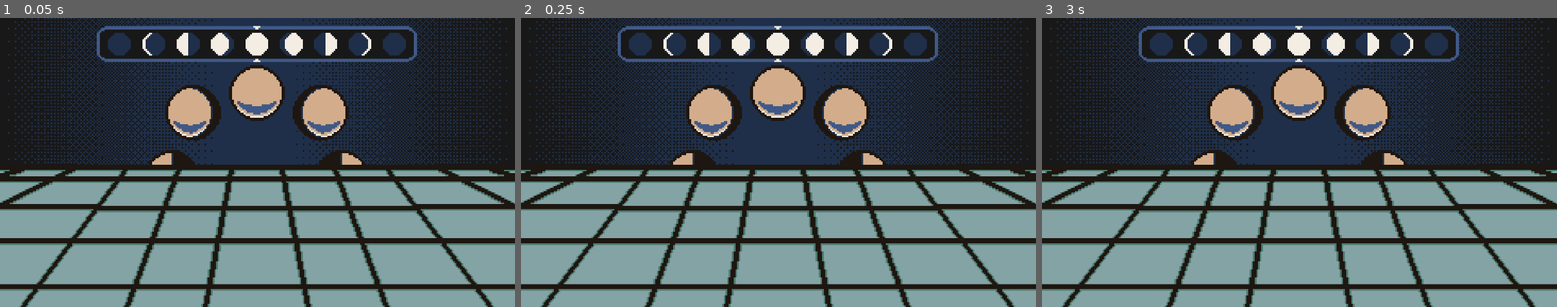
Above: before the commit, frames 1-3 (left to right).
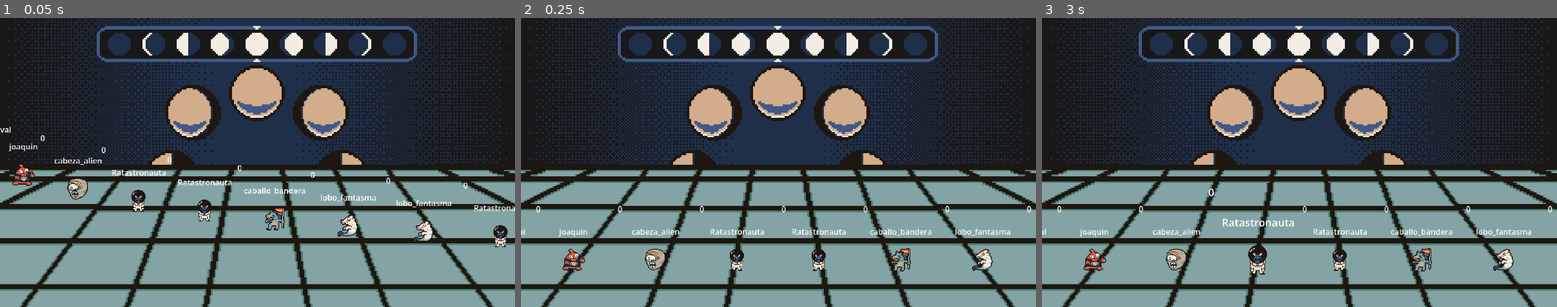
Above: after the commit, the same moments.

Repository: DarkJans19/GameJam_2026
Game: Godot game, scene res://stages/combat/combat.tscn
The game is run twice, just before and just after one commit, with the same random seed, the same clock (stepped at 60 frames per second) and the same inputs. This scene is started directly instead of the project's main scene.
Inputs (mouse positions are in pixels of both pictures, inside the frame that each line leads up to):
- Up to frame 1 (0.05 s): no input
- Up to frame 2 (0.25 s): no input
- Up to frame 3 (3 s): tap Enter at 0.5 s; move the mouse to (1412, 148) at 0.52 s; tap W (attack) at 0.6, 2.85 s; click (1412, 148) at 0.67 s; tap D (reset) at 1.25, 2, 2.75 s; move the mouse to (1196, 176) at 1.27 s; tap S (heal) at 1.35 s; click (1196, 176) at 1.42 s; move the mouse to (1351, 98) at 2.02 s; tap A (hurt) at 2.1 s; click (1351, 98) at 2.17 s; move the mouse to (1273, 220) at 2.77 s; click (1273, 220) at 2.92 s

The runs differ from the first frame. In frame 1, 2.2% of the frame differs, in the area x 0-100%, y 37-80%; in frame 2, 1.7%; in frame 3, 1.9%.

Commit message:
Arregle el problema de las cartas en la pantalla, el problema es que si hay muchas cartas se van a salir de la camara, no se como manejar esto

Diff:
--- a/entities/player/cards/card_manager/card_manager.gd
+++ b/entities/player/cards/card_manager/card_manager.gd
@@ -1,7 +1,7 @@
 extends Node2D
 
 # Constants
-const OFFSET_SELECTION = 20
+const OFFSET_SELECTION = 10
 
 # Variables
 var selected_cards = []
@@ -34,20 +34,20 @@
 
 func high_light_card(card, hovered):
 	if hovered:
-		card.scale = Vector2(1.05, 1.05)
+		card.scale = Vector2(0.4, 0.4)
 		card.z_index = 2
 	else:
-		card.scale = Vector2(1, 1)
+		card.scale = Vector2(0.3, 0.3)
 		card.z_index = 1
 
 
 func high_light_selected_cards(card, hovered):
 	if hovered:
-		card.scale = Vector2(1.05, 1.05)
+		card.scale = Vector2(0.5, 0.5)
 		card.position.y -= OFFSET_SELECTION
 		card.z_index = 3
 	else:
-		card.scale = Vector2(1, 1)
+		card.scale = Vector2(0.3, 0.3)
 		card.position.y += OFFSET_SELECTION
 		card.z_index = 1
 
--- a/entities/player/cards/player_hand/player_hand.gd
+++ b/entities/player/cards/player_hand/player_hand.gd
@@ -1,19 +1,20 @@
 extends Node2D
 
-const MAX_HAND = 4
-const CARD_WIDTH = 200
-const HAND_Y_POSITION = 890
+const CARD_WIDTH = 50
+
+const HAND_Y_POSITION = 150
+const X_LENGHT = 320
 
 var player_hand = []
-var center_screen_x
+var center_screen_x = 320
 
 # Called when the node enters the scene tree for the first time.
 func _ready() -> void:
-	center_screen_x = get_viewport().size.x / 2
-
+	center_screen_x = X_LENGHT / 2
 
 func add_card_to_hand(new_card):
 	player_hand.insert(0, new_card)
+	new_card.scale = Vector2(0.3, 0.3)
 	update_hand_position()
 
 func update_hand_position():
--- a/entities/player/deck/Deck.tscn
+++ b/entities/player/deck/Deck.tscn
@@ -1,7 +1,6 @@
 [gd_scene format=3 uid="uid://bapdcwi3gl58p"]
 
 [ext_resource type="Script" uid="uid://ds4l6trp7b2q2" path="res://entities/player/deck/deck.gd" id="1_x4kaa"]
-[ext_resource type="Texture2D" uid="uid://cxn4h41v0y1aq" path="res://entities/player/cards/assets/Miku_Balatro.jpeg" id="2_kb81t"]
 
 [sub_resource type="RectangleShape2D" id="RectangleShape2D_udrku"]
 size = Vector2(532.5, 706)
@@ -10,7 +9,6 @@
 script = ExtResource("1_x4kaa")
 
 [node name="Sprite2D" type="Sprite2D" parent="." unique_id=1770959750]
-texture = ExtResource("2_kb81t")
 
 [node name="Area2D" type="Area2D" parent="." unique_id=780749075]
 
--- a/entities/player/deck/deck.gd
+++ b/entities/player/deck/deck.gd
@@ -19,7 +19,7 @@
 @export var comodin_cards_resources: Array[String] = []
 
 const INITIAL_NORMAL_CARDS = 5
-const INITIAL_LUNAR_CARDS = 5
+const INITIAL_LUNAR_CARDS = 10
 const INITIAL_COMODIN_CARDS = 0
 
 var player_deck = []
--- a/stages/combat/combat.tscn
+++ b/stages/combat/combat.tscn
@@ -5,12 +5,14 @@
 [ext_resource type="Texture2D" uid="uid://bbopromy71yp3" path="res://assets/Escenario/Midground.png" id="3_b28yy"]
 [ext_resource type="Script" uid="uid://7b8slrvn35gr" path="res://MaquinaStatus/state_machine.gd" id="4_558st"]
 [ext_resource type="Texture2D" uid="uid://iejk1x6x22be" path="res://assets/UI/UI Lunas Sheet.png" id="4_b28yy"]
+[ext_resource type="PackedScene" uid="uid://16ps72bj144" path="res://entities/main.tscn" id="6_3yhi6"]
 
 [node name="Combat" type="Control" unique_id=597753731]
 layout_mode = 3
 anchors_preset = 0
 offset_right = 320.0
 offset_bottom = 180.0
+mouse_filter = 2
 
 [node name="Background" type="TextureRect" parent="." unique_id=256129514]
 layout_mode = 0
@@ -46,3 +48,6 @@
 texture = ExtResource("4_b28yy")
 region_enabled = true
 region_rect = Rect2(1, 1, 196, 22)
+
+[node name="Main" parent="." unique_id=1905538197 instance=ExtResource("6_3yhi6")]
+z_index = 6
